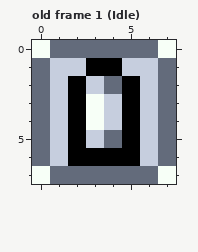
One commit to this pixel-art file: res/sprites/ammo.aseprite. Above: the version before the commit.
8x8 pixels, 1 frame. Shown: old frame 1 (Idle). The commit also changed other frames, which this record leaves out.
New version:
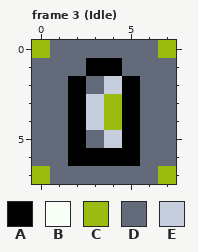
Palette (. is transparent): A #000000  B #f7fff7  C #9bbc0f  D #636b7b  E #c6cede
A new or re-ordered frame is compared with the old frame closest to it.
Changes in this commit:
frames 1 -> 4
layer "Layer 1" added
Frame 3 (Idle) is new; against old frame 1 (Idle), layers "Layer 1", "Background":
Colour B becomes colour C in row 0 at x 0 and 7; in row 7 at x 0 and 7.
Colour E becomes colour C in rows 3 to 4 at x 4.
Colour E becomes colour D in row 1 at x 1 to 2 and 5 to 6; in row 2 at x 1, 3 and 6; in rows 3 to 4 at x 1 and 6; in row 5 at x 1, 3 and 6; in row 6 at x 1 and 6.
Colour B becomes colour E in rows 3 to 4 at x 3.
Colour D becomes colour E in row 2 at x 4; in row 5 at x 4.
